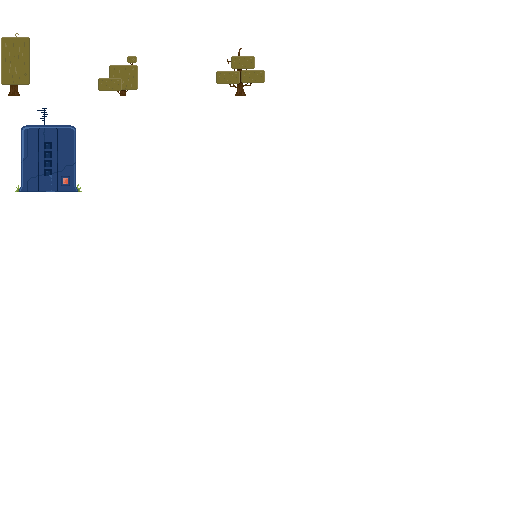
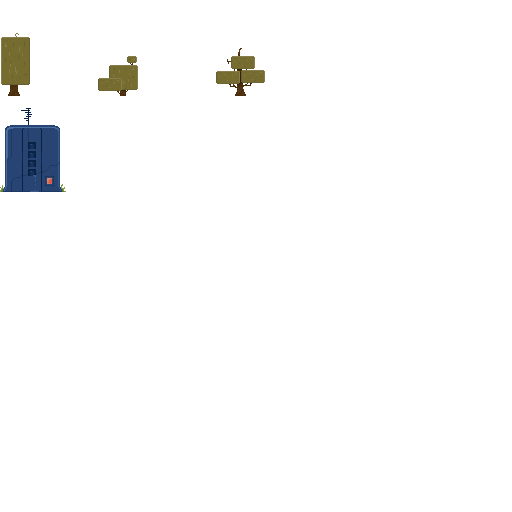
Before/after of a 512x512 layered artwork. What changed in the layer stack:
painted on "Layer 4" over [0, 108, 82, 192]
